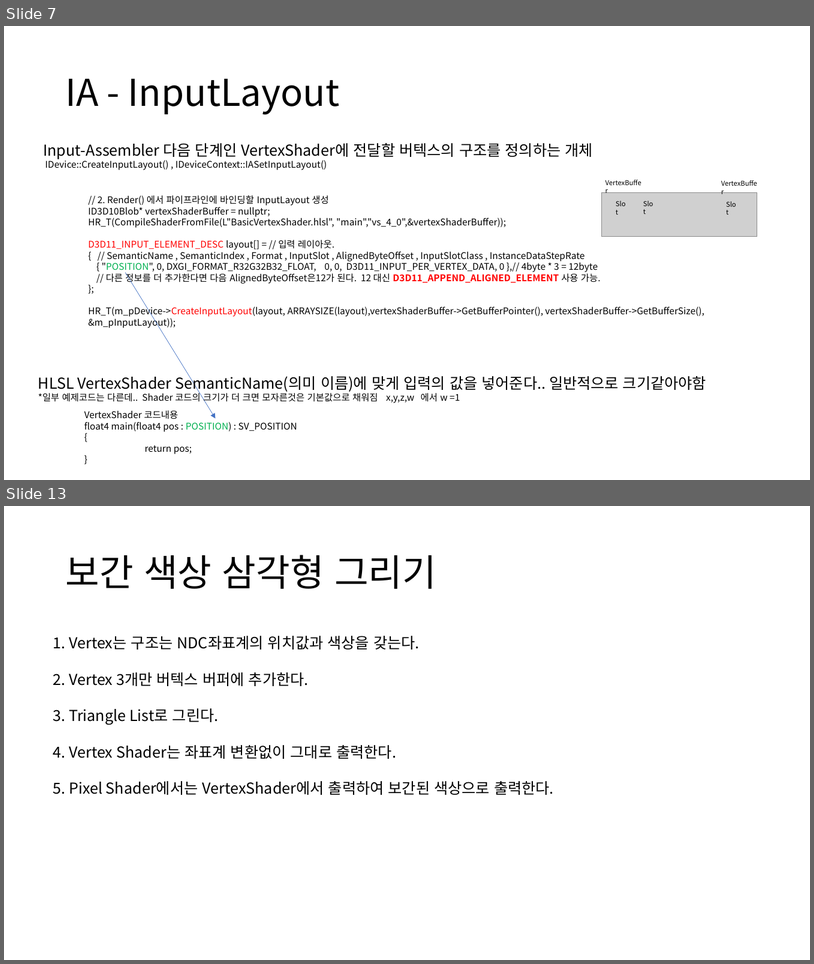
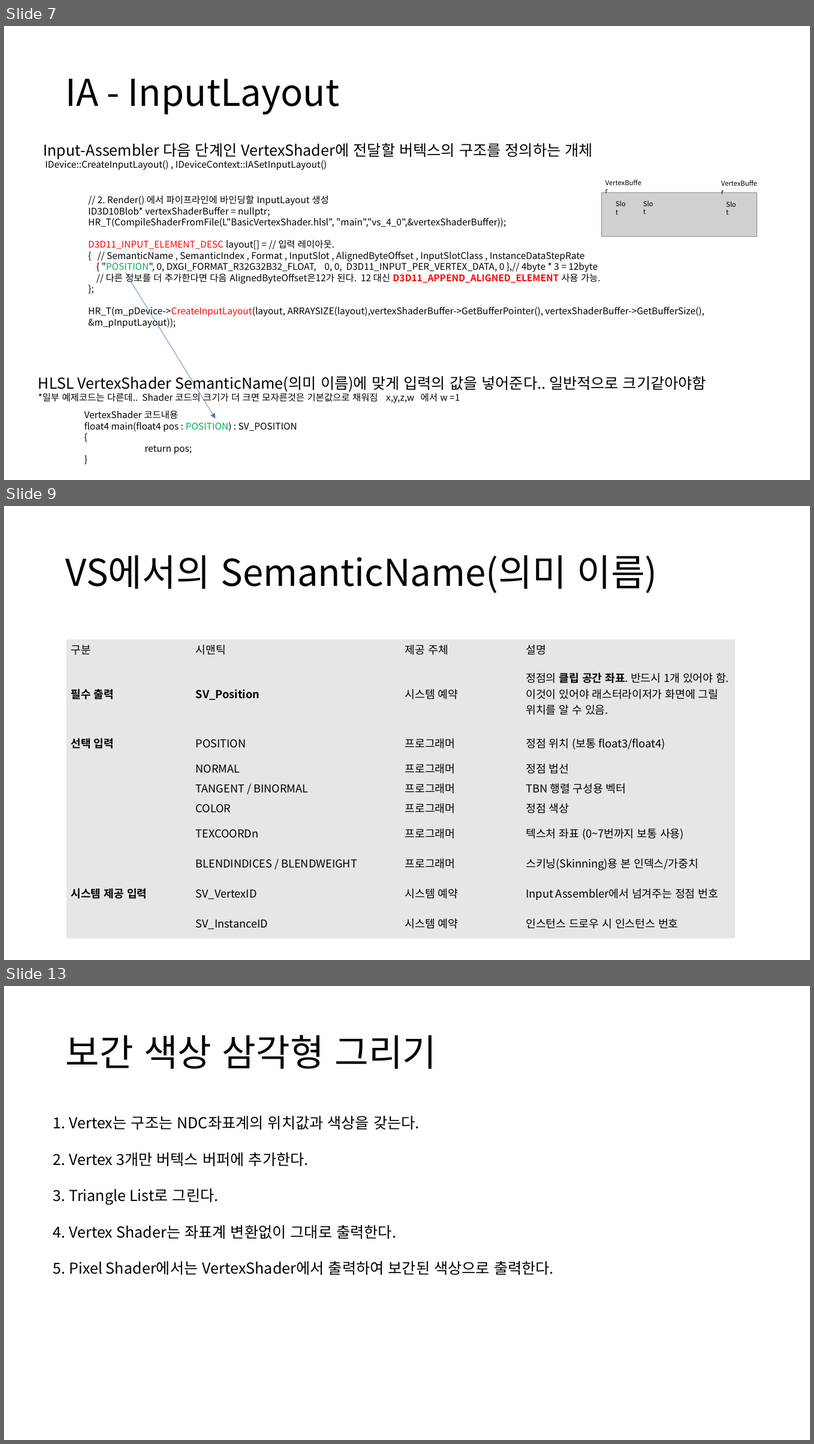
Before and after one commit to ldw9981/D3D11_Tutorial, a slide deck: Documents/02기초-삼각형그리기.pptx. Shown one above the other, each under a label of ours: slides 7 and 13 before the commit, slides 7, 9 and 13 after it; the slides between them are not shown. The pictures are 814x964 and 814x1444 pixels, drawn with LibreOffice and Linux fonts; fonts in the diff are those of the drawing; grey boxes stand for pictures. Boxes give left, top, right and bottom in pixels: in the first picture for what was removed or moved away, otherwise in the second. Text is boxed around its words. In the diff, an @@ line names an element or a change of style, - is before the commit and + after.

Commit message:
설명 추가

```diff
--- a/Documents/02기초-삼각형그리기.pptx
+++ b/Documents/02기초-삼각형그리기.pptx
@@ slide 9 added at box(4, 506, 810, 960), background #FFFFFF @@
@@ title added at box(65, 555, 657, 593), 44 pt, text #000000 @@
+VS에서의 SemanticName(의미 이름)
@@ table added at box(66, 639, 735, 931), 10 rows, 4 columns @@
+구분 | 시맨틱 | 제공 주체 | 설명
+필수 출력 | SV_Position | 시스템 예약 | 정점의 클립 공간 좌표. 반드시 1개 있어야 함. 이것이 있어야 래스터라이저가 화면에 그릴 위치를 알 수 있음.
+선택 입력 | POSITION | 프로그래머 | 정점 위치 (보통 float3/float4)
+ | NORMAL | 프로그래머 | 정점 법선
+ | TANGENT / BINORMAL | 프로그래머 | TBN 행렬 구성용 벡터
+ | COLOR | 프로그래머 | 정점 색상
+ | TEXCOORDn | 프로그래머 | 텍스처 좌표 (0~7번까지 보통 사용)
+ | BLENDINDICES / BLENDWEIGHT | 프로그래머 | 스키닝(Skinning)용 본 인덱스/가중치
+시스템 제공 입력 | SV_VertexID | 시스템 예약 | Input Assembler에서 넘겨주는 정점 번호
+ | SV_InstanceID | 시스템 예약 | 인스턴스 드로우 시 인스턴스 번호
```
Also in this commit, not shown: 6 slides changed, 1 other slide added, 2 slides removed, 2 other files.
